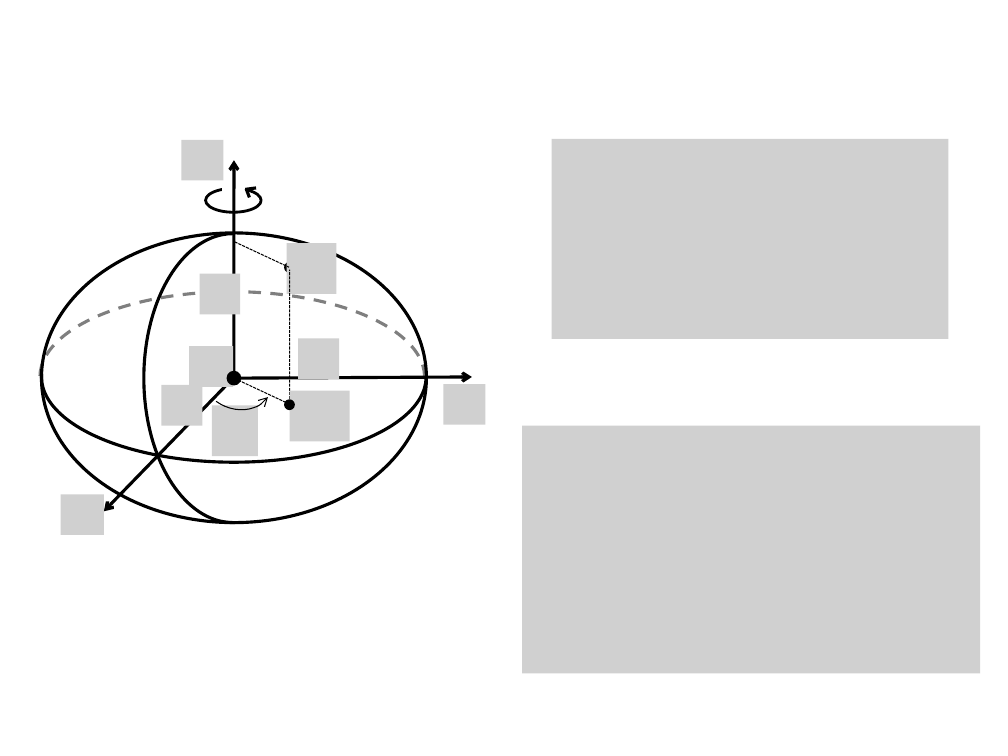
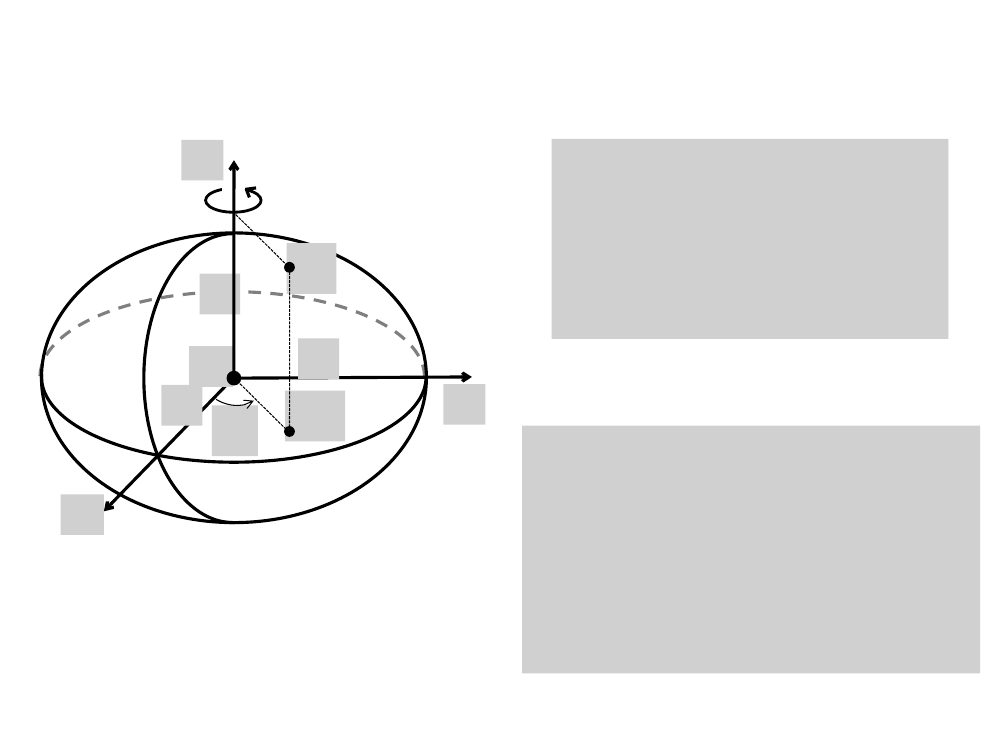
Before and after one commit to pinga-lab/CE-VII-SimBGf-2016, a slide deck: slide 23 of slides/3_sistemas_coordenadas.pptx (slide 21 before the commit). Drawn at 1008x756 pixels with LibreOffice and Linux fonts; fonts in the diff are those of the drawing; grey boxes stand for pictures. Boxes give left, top, right and bottom in pixels: in the first picture for what was removed or moved away, otherwise in the second. Text is boxed around its words. In the diff, an @@ line names an element or a change of style, - is before the commit and + after.

```diff
--- a/slides/3_sistemas_coordenadas.pptx
+++ b/slides/3_sistemas_coordenadas.pptx
@@ line moved from (235, 242) - (289, 267) to (236, 215) - (289, 267) @@
@@ line moved from (289, 403) - (289, 270) to (289, 427) - (289, 270) @@
@@ arc (boxed as its full ellipse) at bbox=[180, 316, 283, 421]: proportions changed; rotation 305 to 318 degrees @@
@@ line moved from (235, 378) - (289, 404) to (234, 378) - (287, 430) @@
@@ picture: place and size @@
-picture at bbox=[289, 391, 350, 442]
+picture at bbox=[285, 391, 346, 442]
@@ ellipse: place and size @@
-ellipse at bbox=[285, 401, 293, 409]
+ellipse at bbox=[285, 427, 293, 435]
```
Also in this commit, not shown: 7 other slides changed, 14 slides added, 4 slides removed.
